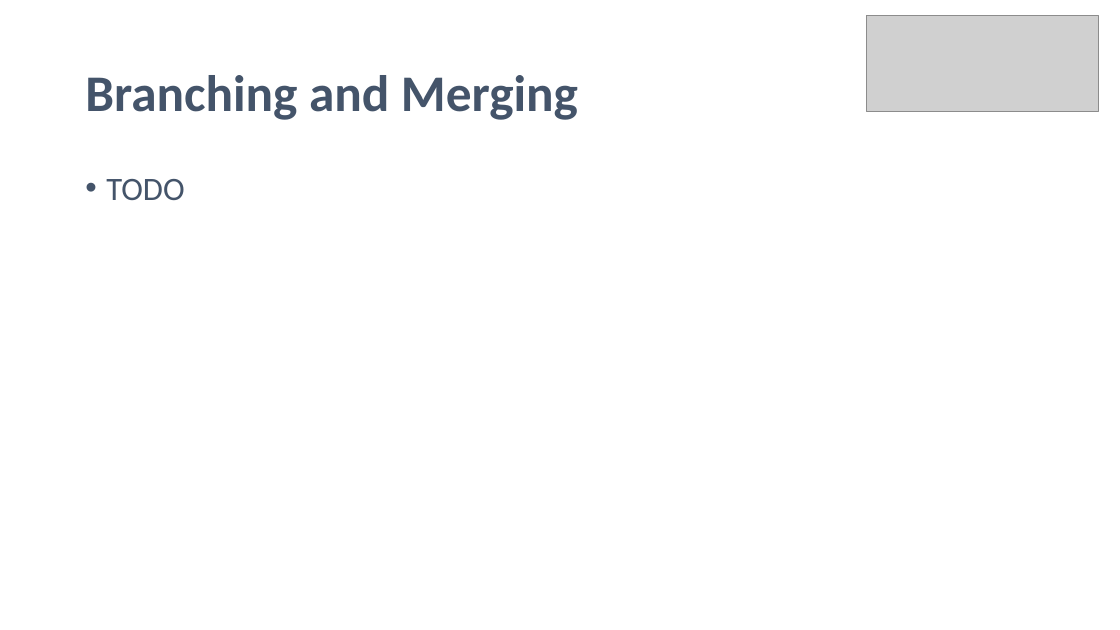
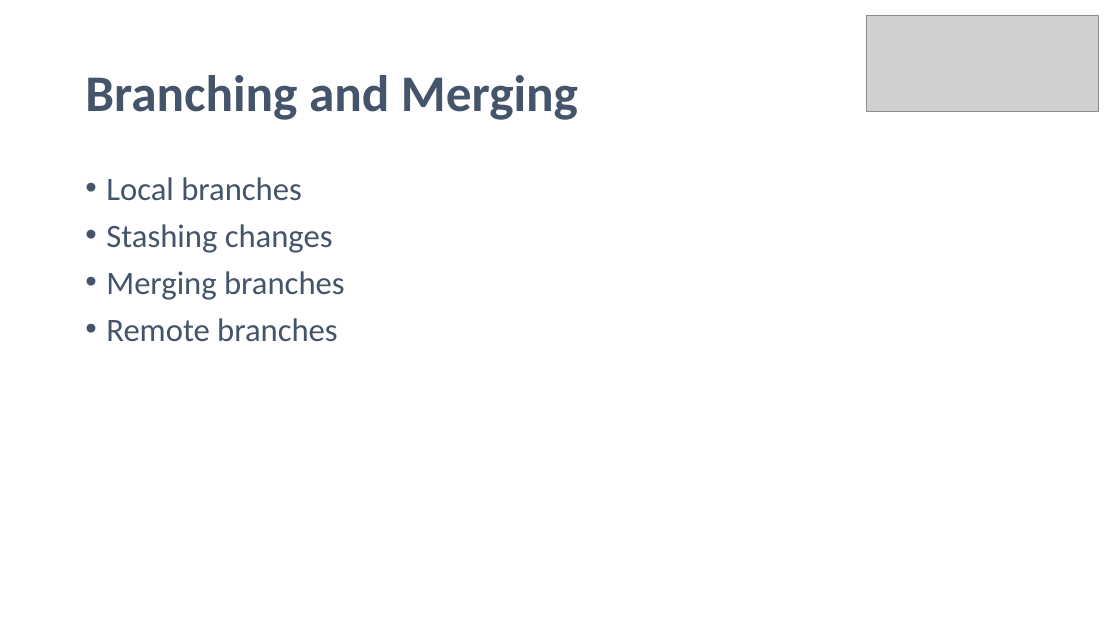
Before and after one commit to noelmcgrath/GitPresentation, a slide deck: slide 16 of Introduction to Git.pptx. Drawn at 1120x630 pixels with LibreOffice and Linux fonts; fonts in the diff are those of the drawing; grey boxes stand for pictures. Boxes give left, top, right and bottom in pixels: in the first picture for what was removed or moved away, otherwise in the second. Text is boxed around its words. In the diff, an @@ line names an element or a change of style, - is before the commit and + after.

Commit message:
Started branching

```diff
--- a/Introduction to Git.pptx
+++ b/Introduction to Git.pptx
@@ text at bbox=[106, 177, 345, 341]: text changed @@
-• TODO
+• Local branches
+• Stashing changes
+• Merging branches
+• Remote branches
```
Also in this commit, not shown: 1 other slide changed, 1 other file.
